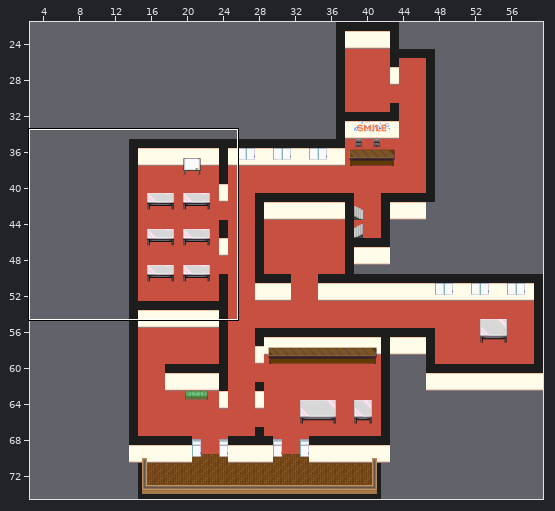
Two versions of a level (Tiled map (JSON), maps/main.json). The first picture is a wide view before the edit; the outline marks the close-up.
Close-up. As it was:
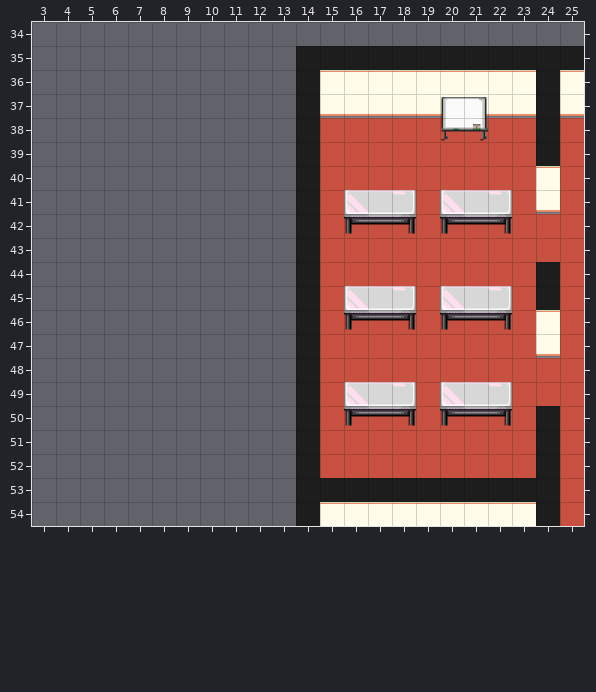
Cells are 32x32 px. Shown: x 3..25, y 34..54. The commit also changed other parts of the map, which this record leaves out. Tiles whose own drawing changed are shown in their newer look in all pictures. The old version is drawn lined up with the new one.
Now the later version:
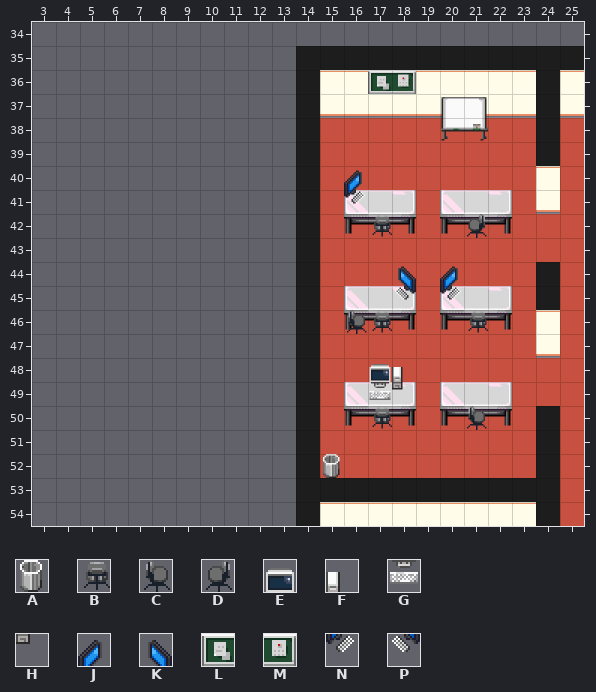
Key: from "office_1": A 96, B 113, C 114, D 115, E 132, F 133, G 148, H 149, J 189, K 190, L 201, M 202, N 205, P 206.
_ is an empty cell.
The edit:
map size 64x128 -> 75x90 cells (old content now starts at 6,0; both pictures use the new coordinates)
Layer "layer 1":
Tile A is added in row 52 at x 15.
Tile L is added in row 36 at x 17.
Tile M is added in row 36 at x 18.
Layer "layer 2":
Tile B is added in row 42 at x 17; in row 46 at x 17 and 21; in row 50 at x 17.
Tile C is added in row 46 at x 16; in row 50 at x 21.
Tile D is added in row 42 at x 21.
Tile G is added in row 49 at x 17.
Tile H is added in row 49 at x 18.
Tile N is added in row 41 at x 16; in row 45 at x 20.
Tile P is added in row 45 at x 18.
Layer "abovePlayer 1":
Tile E is added in row 48 at x 17.
Tile F is added in row 48 at x 18.
Tile J is added in row 40 at x 16; in row 44 at x 20.
Tile K is added in row 44 at x 18.
Where, in picture pixels (left, top, right, bottom), the same in both close-ups:
added: (368, 70, 416, 94)
added: (344, 170, 392, 237)
added: (467, 214, 487, 238)
added: (347, 266, 416, 334)
added: (440, 266, 488, 333)
added: (369, 364, 403, 429)
added: (467, 406, 487, 430)
added: (323, 454, 340, 478)
